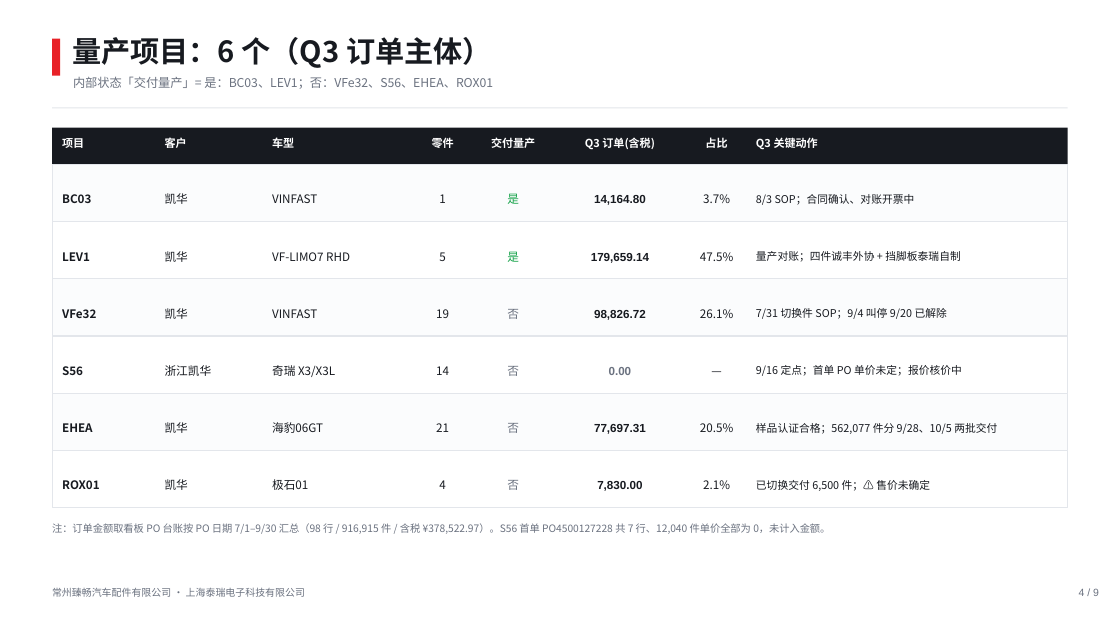
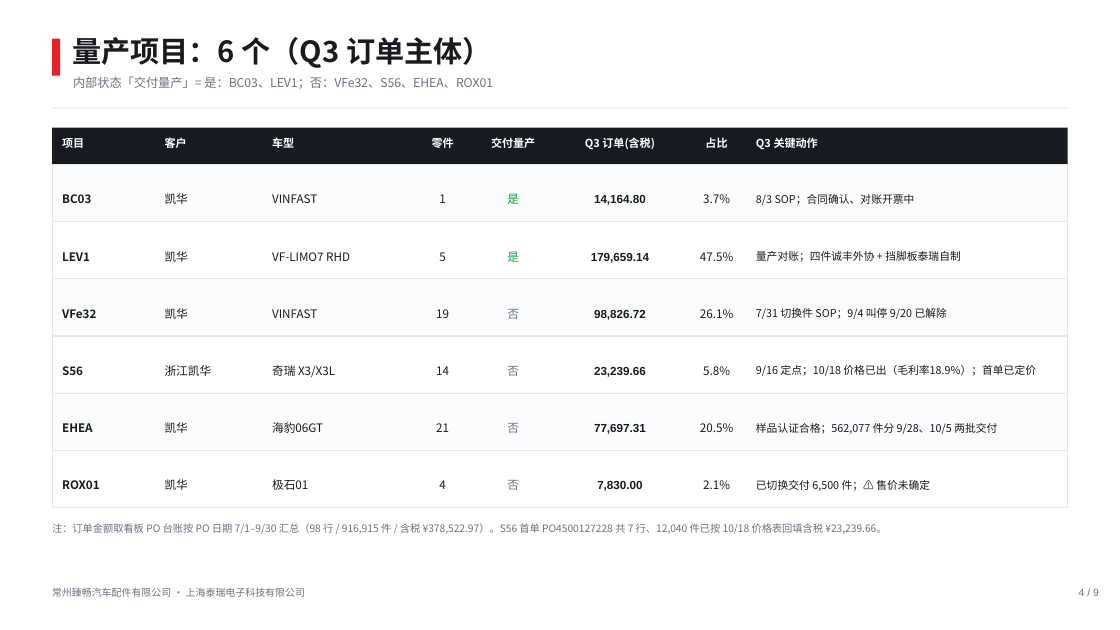
Before and after one commit to Ranmao-pinapple/team-dashboard, a slide deck: slide 4 of files/臻畅-2026Q3-项目汇报-浅色版-20261018.pptx. Drawn at 1120x630 pixels with LibreOffice and Linux fonts; fonts in the diff are those of the drawing. Boxes give left, top, right and bottom in pixels: in the first picture for what was removed or moved away, otherwise in the second. Text is boxed around its words. In the diff, an @@ line names an element or a change of style, - is before the commit and + after.

Commit message:
白猫看板: S56 价格回填(13件/首单12040件¥23,239.66) + Q3汇报 deck/汇总 v2

```diff
--- a/files/臻畅-2026Q3-项目汇报-浅色版-20261018.pptx
+++ b/files/臻畅-2026Q3-项目汇报-浅色版-20261018.pptx
@@ text at (594, 367, 646, 377): text changed; text colour #6B7280 to #171A20 @@
-0.00
+23,239.66
@@ text at (703, 366, 730, 375): text changed @@
-—
+5.8%
@@ text at (756, 365, 1036, 376): text changed @@
-9/16 定点；首单 PO 单价未定；报价核价中
+9/16 定点；10/18 价格已出（毛利率18.9%）；首单已定价
@@ text at (52, 523, 886, 534): text changed @@
-注：订单金额取看板 PO 台账按 PO 日期 7/1–9/30 汇总（98 行 / 916,915 件 / 含税 ¥378,522.97）。S56 首单 PO4500127228 共 7 行、12,040 件单价全部为 0，未计入金额。
+注：订单金额取看板 PO 台账按 PO 日期 7/1–9/30 汇总（98 行 / 916,915 件 / 含税 ¥378,522.97）。S56 首单 PO4500127228 共 7 行、12,040 件已按 10/18 价格表回填含税 ¥23,239.66。
```
Also in this commit, not shown: 4 other slides changed, 4 other files.
